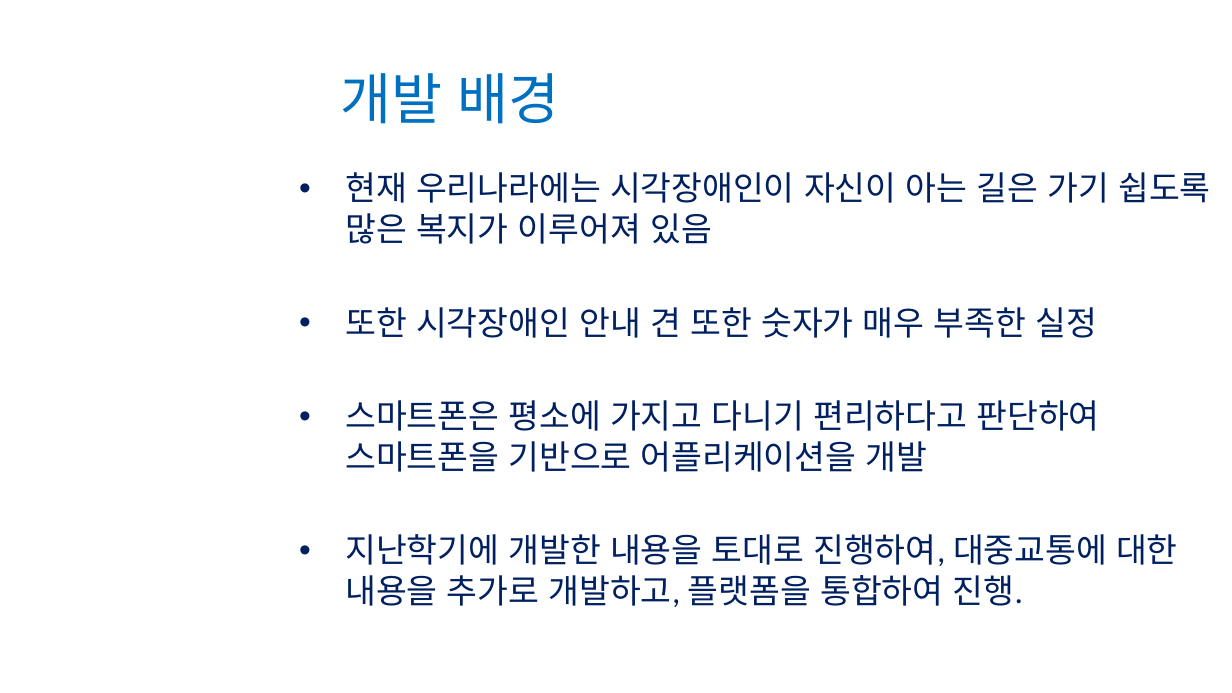
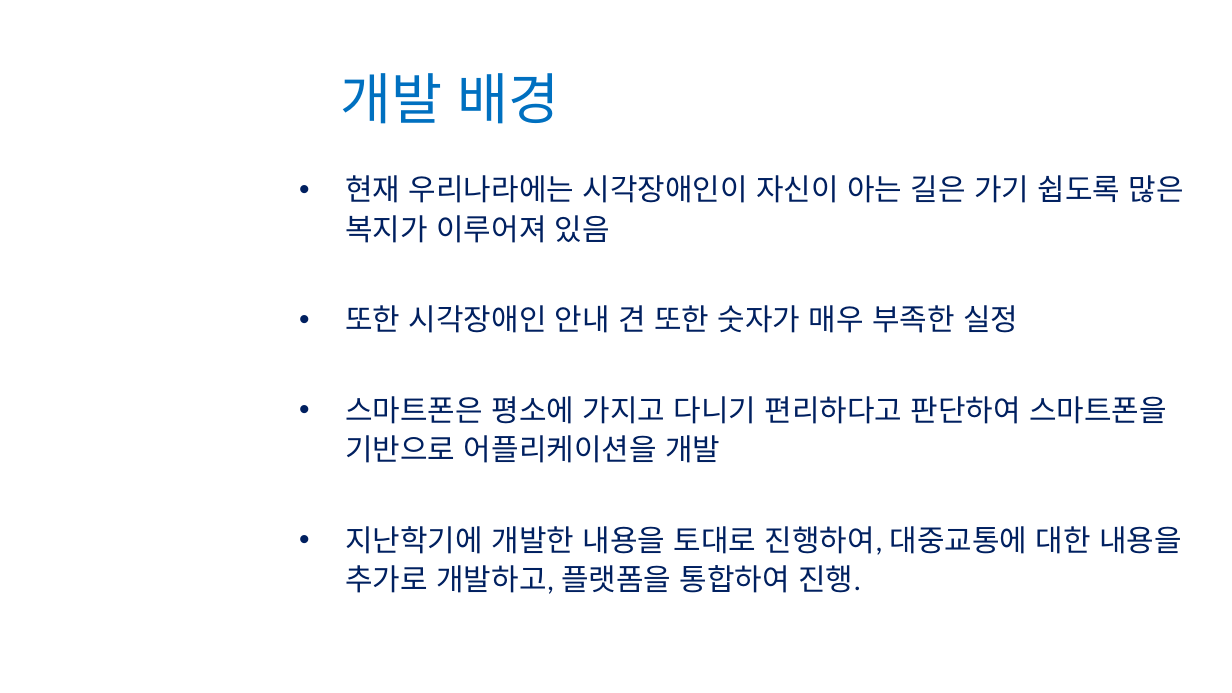
Before and after one commit to YJcheon/BeyeVer2.0, a slide deck: slide 4 of Documents/6조 2주차 발표 자료.pptx. Drawn at 1232x693 pixels with LibreOffice and Linux fonts; fonts in the diff are those of the drawing; background and template pictures are left out. Boxes give left, top, right and bottom in pixels: in the first picture for what was removed or moved away, otherwise in the second. Text is boxed around its words. In the diff, an @@ line names an element or a change of style, - is before the commit and + after.

```diff
--- a/Documents/6조 2주차 발표 자료.pptx
+++ b/Documents/6조 2주차 발표 자료.pptx
@@ text "현재 우리나라에는 시각장애인이 자신이 아는 ..." at (x1=345, y1=175, x2=1184, y2=594): size 19.6 to 17.5 pt; line spacing 1 to 23pt @@
```
Also in this commit, not shown: 3 other slides changed, 1 slide added.
